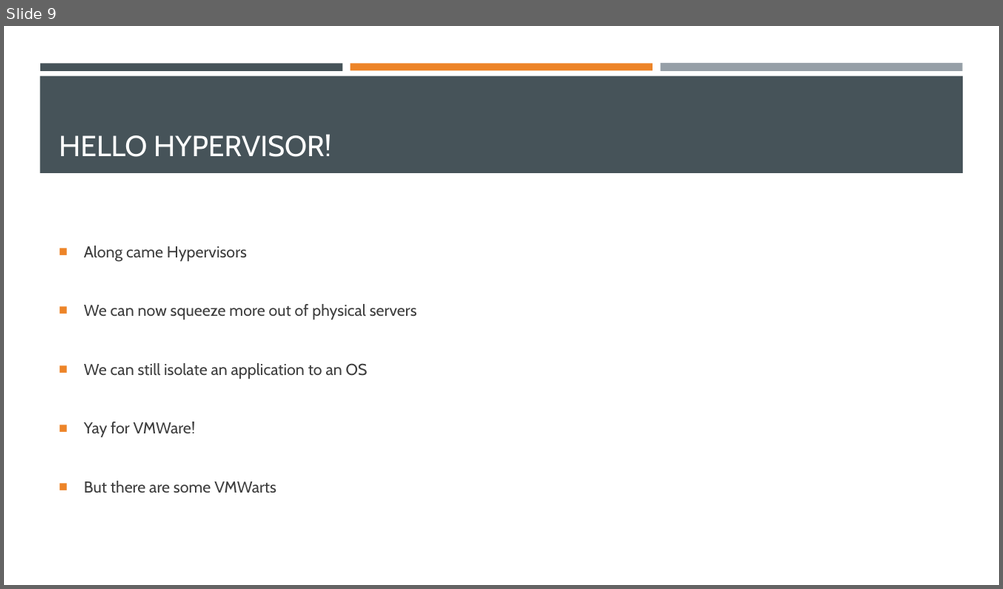
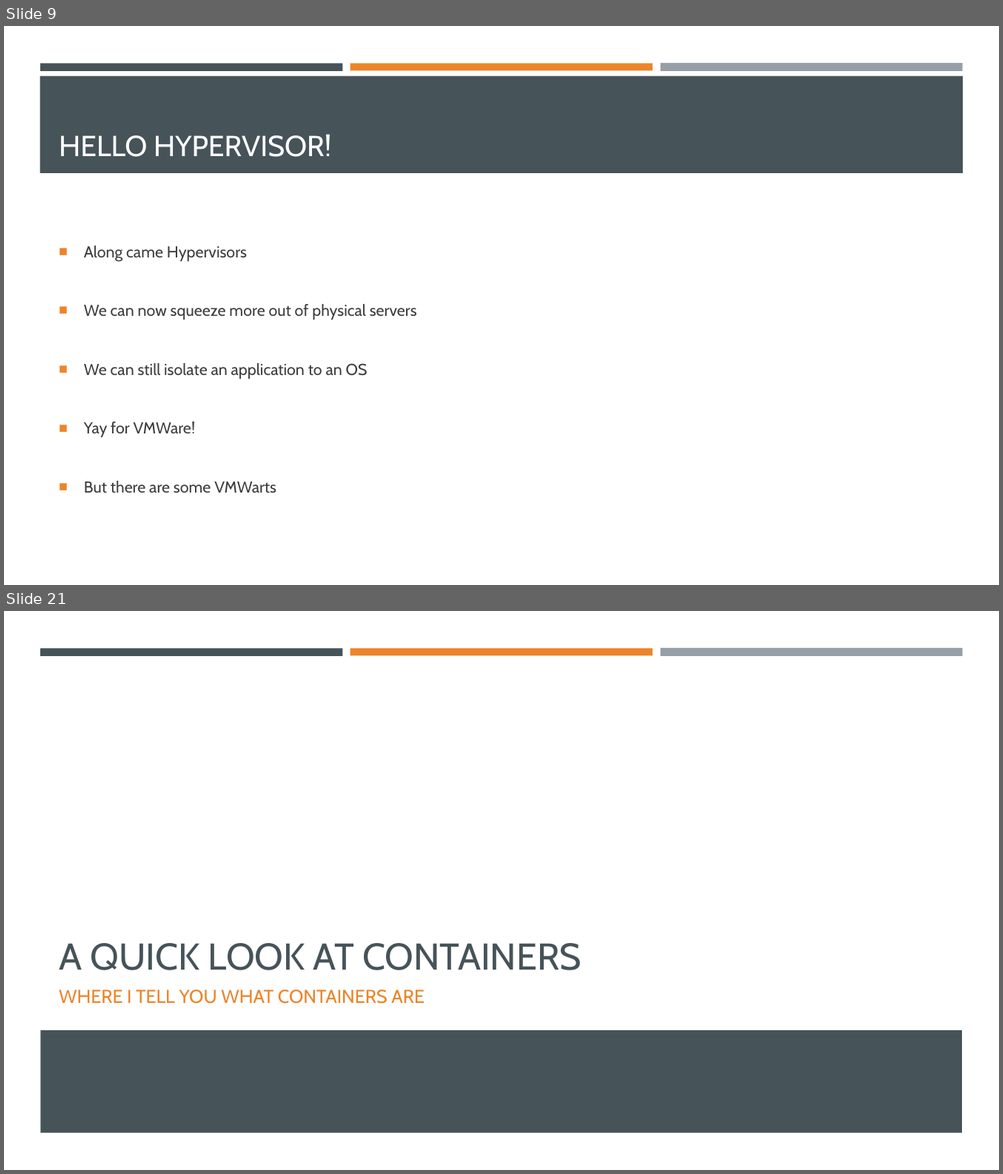
Before and after one commit to EnterpriseProductsLP/introduction-to-docker, a slide deck: presentation/presentation.pptx. Shown one above the other, each under a label of ours: slide 9 before the commit, slides 9 and 21 after it; the slides between them are not shown. The pictures are 1003x589 and 1003x1174 pixels, drawn with LibreOffice and Linux fonts; fonts in the diff are those of the drawing. Boxes give left, top, right and bottom in pixels: in the first picture for what was removed or moved away, otherwise in the second. Text is boxed around its words. In the diff, an @@ line names an element or a change of style, - is before the commit and + after.

Commit message:
Added section title.

```diff
--- a/presentation/presentation.pptx
+++ b/presentation/presentation.pptx
@@ slide 21 added at <box>4,611,999,1170</box>, background #FFFFFF; not listed: 3 template elements that a slide beside it also shows @@
@@ title added at <box>59,943,581,971</box>, 36 pt, text #465359 @@
+A QUICK LOOK AT CONTAINERS
@@ text added at <box>59,990,424,1004</box>, 18 pt, text #ED8428 @@
+WHERE I TELL YOU WHAT CONTAINERS ARE
@@ rectangle added at <box>40,1031,962,1133</box>, fill #465359 @@
```
Also in this commit, not shown: 12 slides changed, 1 other slide added.
